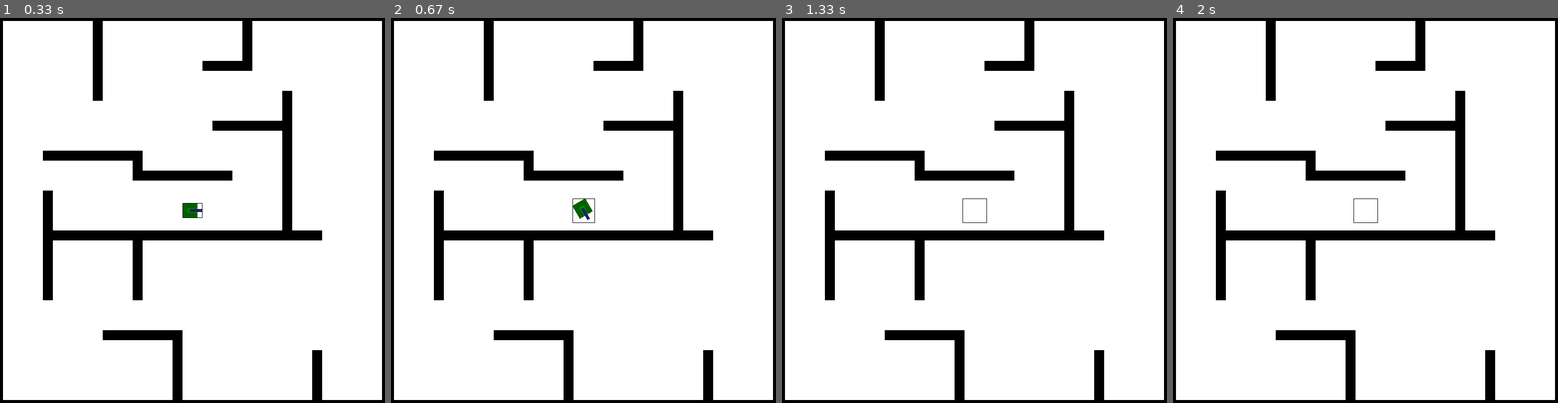
Above: before the commit, frames 1-4 (left to right).
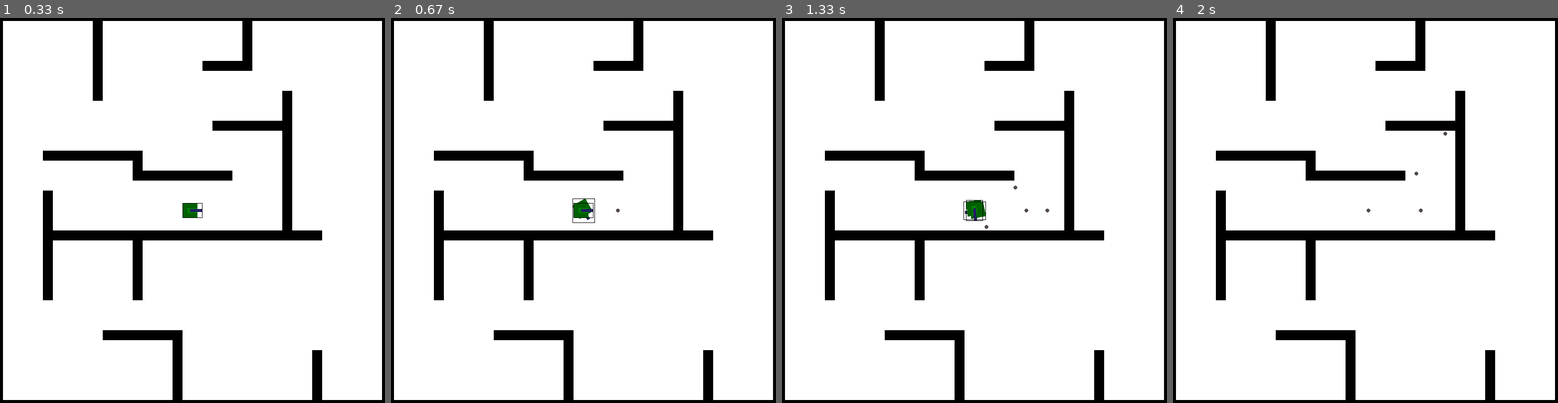
Above: after the commit, the same moments.

Repository: will-hd/Tank-Trouble
Game: pygame game, started from run.py
The game is run twice, just before and just after one commit, with the same random seed, the same clock (stepped at 60 frames per second) and the same inputs.
Inputs:
- Up to frame 1 (0.33 s): no input
- Up to frame 2 (0.67 s): hold Space from 0.33 s (still down); hold Right from 0.33 s (still down)
- Up to frame 3 (1.33 s): release Space at 0.8 s; release Right at 0.8 s; hold F 0.83-1.3 s; hold Right 0.83-1.3 s; hold D 0.83-1.3 s
- Up to frame 4 (2 s): hold Right 1.33-1.8 s; hold D 1.33-1.8 s; tap F at 1.4, 1.7 s

Frame 1 is identical in both runs. In frame 2, 0.1% of the frame differs, in the area x 47-60%, y 48-52%; in frame 3, 0.3%, in the area x 46-70%, y 43-55%; in frame 4, less than 0.1%.

Commit message:
add another tank with different movement keys

Diff:
--- a/bullets.py
+++ b/bullets.py
@@ -35,20 +35,21 @@
         e.g. see https://www.youtube.com/watch?v=vAfveKX1pSc
         and https://www.reddit.com/r/pygame/comments/7bxo9r/checking_which_side_a_sprite_collides_with_another/
         """
+        # Store previous state before collision, to reuse if next move causes collison
         self.position_before_collision = self.position.copy()
         self.positionx_before_collision = self.position_before_collision.x
         self.positiony_before_collision = self.position_before_collision.y
 
         self.position += self.direction * self.bullet_speed
 
-        # Do x
+        # Check if new movement has caused collision along x
         self.rect.centerx = self.position.x
         if pygame.sprite.spritecollide(self, self.game.wall_group, False):
             self.direction.x *= -1
             self.position = self.position_before_collision
             self.rect.center = self.position
 
-        # Do y
+        # Now check if new movement has caused collision along y
         self.rect.centery = self.position.y
         if pygame.sprite.spritecollide(self, self.game.wall_group, False):
             self.direction.y *= -1
@@ -58,6 +59,7 @@
 
         current_time = pygame.time.get_ticks()
 
+        # Check if bullet collides with any tanks
         # Allow delay time so that bullet can leave the tank's rect.
         # Then check if rects collide before mask for better efficiency
         if current_time - self.spawn_time >= 200:
@@ -65,7 +67,7 @@
                 if pygame.sprite.spritecollide(self, self.game.tank_group, True, pygame.sprite.collide_mask):
                     self.kill() # Kill bullet as well as tank
 
-
+        # BUllet has finite lifetime
         if current_time - self.spawn_time >= self.lifetime:
             self.kill()
 
--- a/run.py
+++ b/run.py
@@ -24,9 +24,10 @@
         self.wall_group = pygame.sprite.Group()
         self.all_bullet_group = pygame.sprite.Group()
 
-        self.new_map()
+        self.create_map()
 
-        self.tank = Tank(self)
+        self.tank1 = Tank(self, PLAYER_ID=1)
+        self.tank2 = Tank(self, PLAYER_ID=2)
 
 
     def run(self):
@@ -55,11 +56,12 @@
             self.tank_group.update(keys)
             self.tank_group.draw(self.screen)
 
-            pygame.draw.rect(self.screen, (0, 0, 0), (*self.tank.rect.topleft, *self.tank.image.get_size()), 1)
+            for tank in self.tank_group:
+                pygame.draw.rect(self.screen, (0, 0, 0), (*tank.rect.topleft, *tank.image.get_size()), 1)
 
             pygame.display.flip()
 
-    def new_map(self):
+    def create_map(self):
         for row, tiles in enumerate(wall.wall_map):
             for col, tile in enumerate(tiles):
                 if tile == 1:
--- a/tank.py
+++ b/tank.py
@@ -6,26 +6,14 @@
 vector = pygame.math.Vector2
 
 class Tank(pygame.sprite.Sprite):
-    def __init__(self, game) -> None:
+    def __init__(self, game, PLAYER_ID) -> None:
         self.game = game
+        self.PLAYER_ID = PLAYER_ID
         super().__init__(self.game.tank_group)
         self.tanks_bullet_group = pygame.sprite.Group()
 
-        self.image = pygame.Surface([40, 30], pygame.SRCALPHA)
-        pygame.draw.rect(self.image, (0, 96, 0), (0, 0, 30, 30)) # Tank body
-        pygame.draw.rect(self.image, (0, 128, 0), (10, 10, 20, 10)) # Tank turret
-        pygame.draw.rect(self.image, (32, 32, 96), (15, 12, 25, 6)) # Tank barrel
-
-        self.mask = pygame.mask.from_surface(self.image)
-
-        self.original_image = self.image.copy()
-        self.original_center = self.original_image.get_rect().center
-
         self.position = vector(constants.DISPLAY_WIDTH/2, constants.DISPLAY_HEIGHT/2)
-        self.rect = self.image.get_rect()
-        self.rect.center = self.position
-
-        pygame.draw.rect(self.image, (250, 0, 0), (*self.rect.topleft, *self.image.get_size()),2)
+        self.init_image()
 
         self.dpos = vector(0, 0)
         self.angle = 0
@@ -38,6 +26,24 @@
         self.max_bullets = 5
 
         self.previous_time = pygame.time.get_ticks()
+
+    def init_image(self):
+        """
+        Create tank image and center at position. Store original image for use
+        in rotations
+        """
+        self.image = pygame.Surface([40, 30], pygame.SRCALPHA)
+        pygame.draw.rect(self.image, (0, 96, 0), (0, 0, 30, 30)) # Tank body
+        pygame.draw.rect(self.image, (0, 128, 0), (10, 10, 20, 10)) # Tank turret
+        pygame.draw.rect(self.image, (32, 32, 96), (15, 12, 25, 6)) # Tank barrel
+
+        self.mask = pygame.mask.from_surface(self.image)
+
+        self.original_image = self.image.copy()
+        self.original_center = self.original_image.get_rect().center
+
+        self.rect = self.image.get_rect()
+        self.rect.center = self.position
 
 
     def update(self, keys):
@@ -83,19 +89,35 @@
         self.dpos += self.direction * self.tank_speed * forward
 
     def handle_key_press(self, keys):
-        if keys[pygame.K_RIGHT]:
-                self.angle -= 6
-        if keys[pygame.K_LEFT]:
-                self.angle += 6
-        if keys[pygame.K_UP]:
-                self.control(forward=+1)
-        if keys[pygame.K_DOWN]:
-                self.control(forward=-1)
+        if self.PLAYER_ID == 1:
+            if keys[pygame.K_RIGHT]:
+                    self.angle -= 6
+            if keys[pygame.K_LEFT]:
+                    self.angle += 6
+            if keys[pygame.K_UP]:
+                    self.control(forward=+1)
+            if keys[pygame.K_DOWN]:
+                    self.control(forward=-1)
 
-        # Shoot bullet
-        if keys[pygame.K_f]:
-            if self.can_shoot():
-                self.create_bullet()
+            # Shoot bullet
+            if keys[pygame.K_SPACE]:
+                if self.can_shoot():
+                    self.create_bullet()
+
+        if self.PLAYER_ID == 2:
+            if keys[pygame.K_d]:
+                    self.angle -= 6
+            if keys[pygame.K_a]:
+                    self.angle += 6
+            if keys[pygame.K_w]:
+                    self.control(forward=+1)
+            if keys[pygame.K_s]:
+                    self.control(forward=-1)
+
+            # Shoot bullet
+            if keys[pygame.K_f]:
+                if self.can_shoot():
+                    self.create_bullet()
 
     def can_shoot(self) -> bool:
         """
